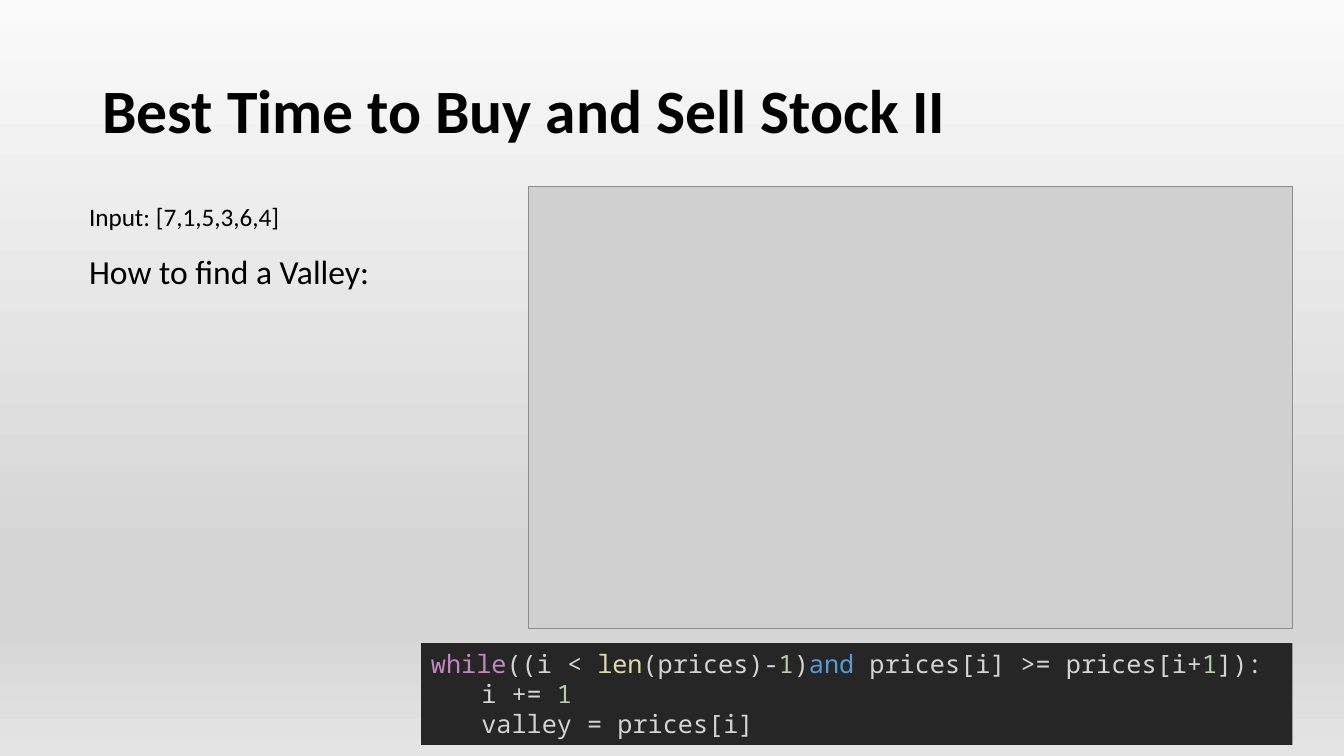
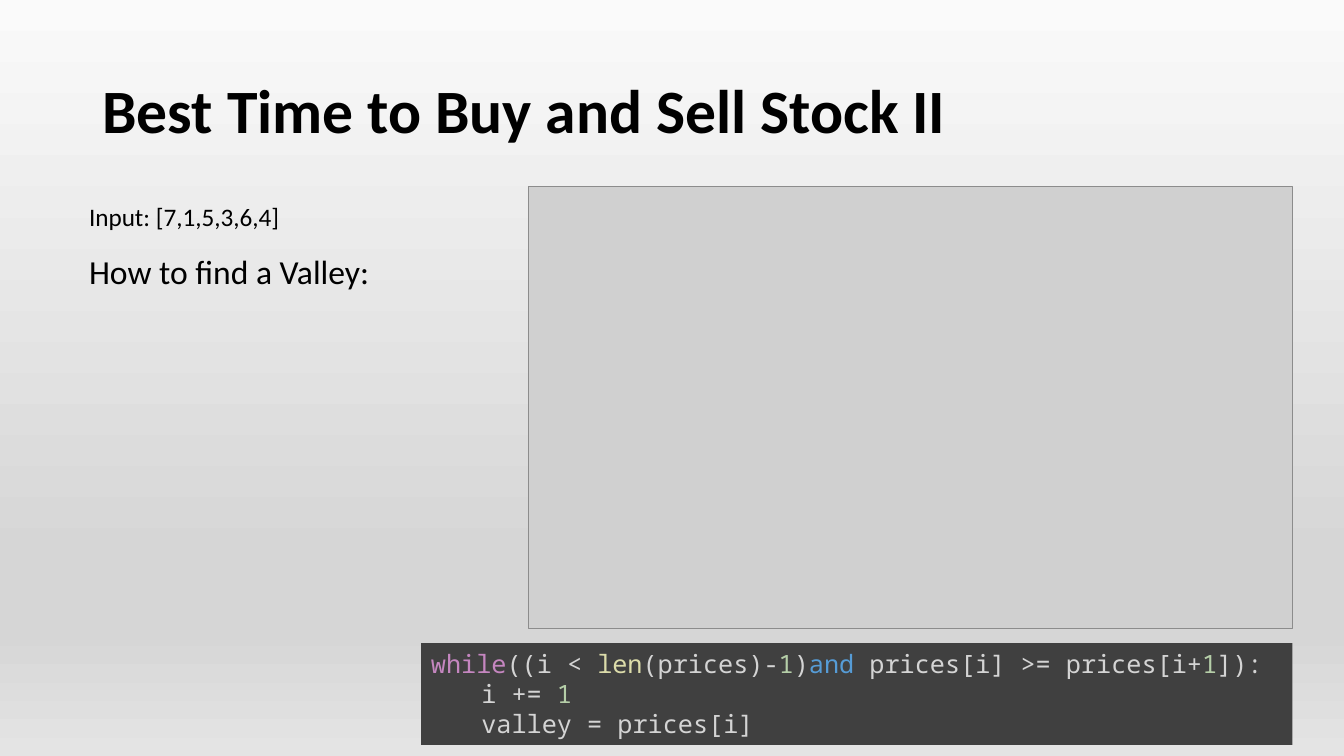
Before and after one commit to QuanNgHa/LeetCode-30DayChallenge, a slide deck: slide 3 of 30DaysCodeChallenges.pptx. Drawn at 1344x756 pixels with LibreOffice and Linux fonts; fonts in the diff are those of the drawing; grey boxes stand for pictures. Boxes give left, top, right and bottom in pixels: in the first picture for what was removed or moved away, otherwise in the second. Text is boxed around its words. In the diff, an @@ line names an element or a change of style, - is before the commit and + after.

```diff
--- a/30DaysCodeChallenges.pptx
+++ b/30DaysCodeChallenges.pptx
@@ rectangle "while((i < len(prices)-1)and prices[i] >= ..." at [421, 643, 1294, 745]: fill #262626 to #404040 @@
```
Also in this commit, not shown: 1 other slide changed, 4 slides added, 1 slide removed, 2 other files.
